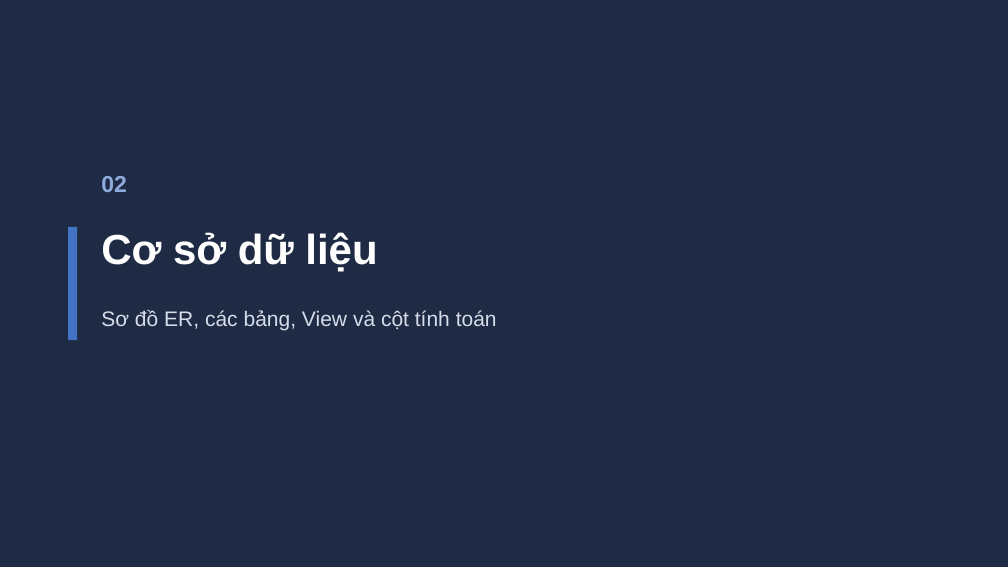
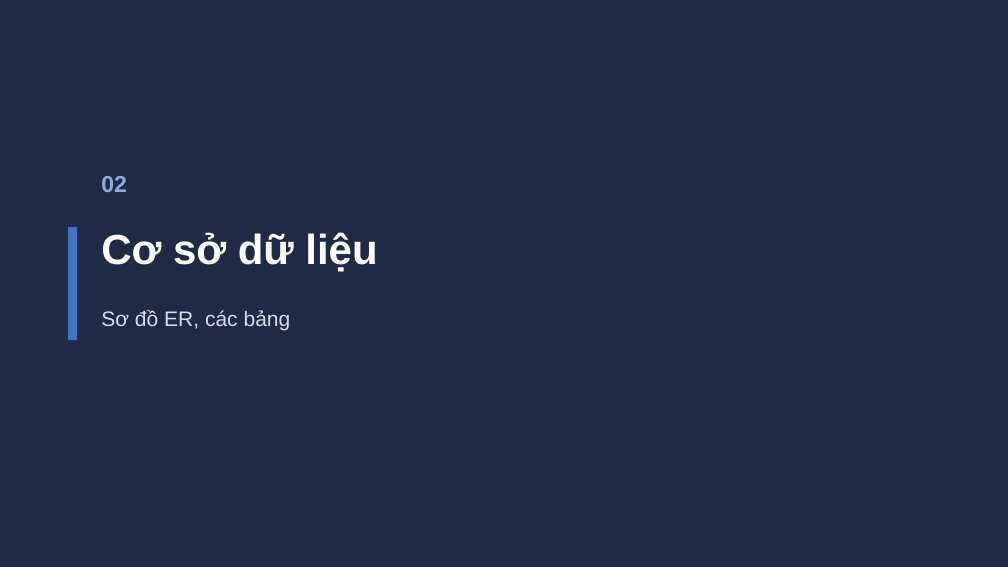
Before and after one commit to thinhtran0823-cyber/QTDL_quanlynhathuoc, a slide deck: slide 12 of BaoCao_HeThongThuoc (1).pptx. Drawn at 1008x567 pixels with LibreOffice and Linux fonts; fonts in the diff are those of the drawing. Boxes give left, top, right and bottom in pixels: in the first picture for what was removed or moved away, otherwise in the second. Text is boxed around its words. In the diff, an @@ line names an element or a change of style, - is before the commit and + after.

```diff
--- a/BaoCao_HeThongThuoc (1).pptx
+++ b/BaoCao_HeThongThuoc (1).pptx
@@ text at [101,310,291,330]: text changed @@
-Sơ đồ ER, các bảng, View và cột tính toán
+Sơ đồ ER, các bảng
```
Also in this commit, not shown: 13 other slides changed, 9 slides added, 7 other files.
